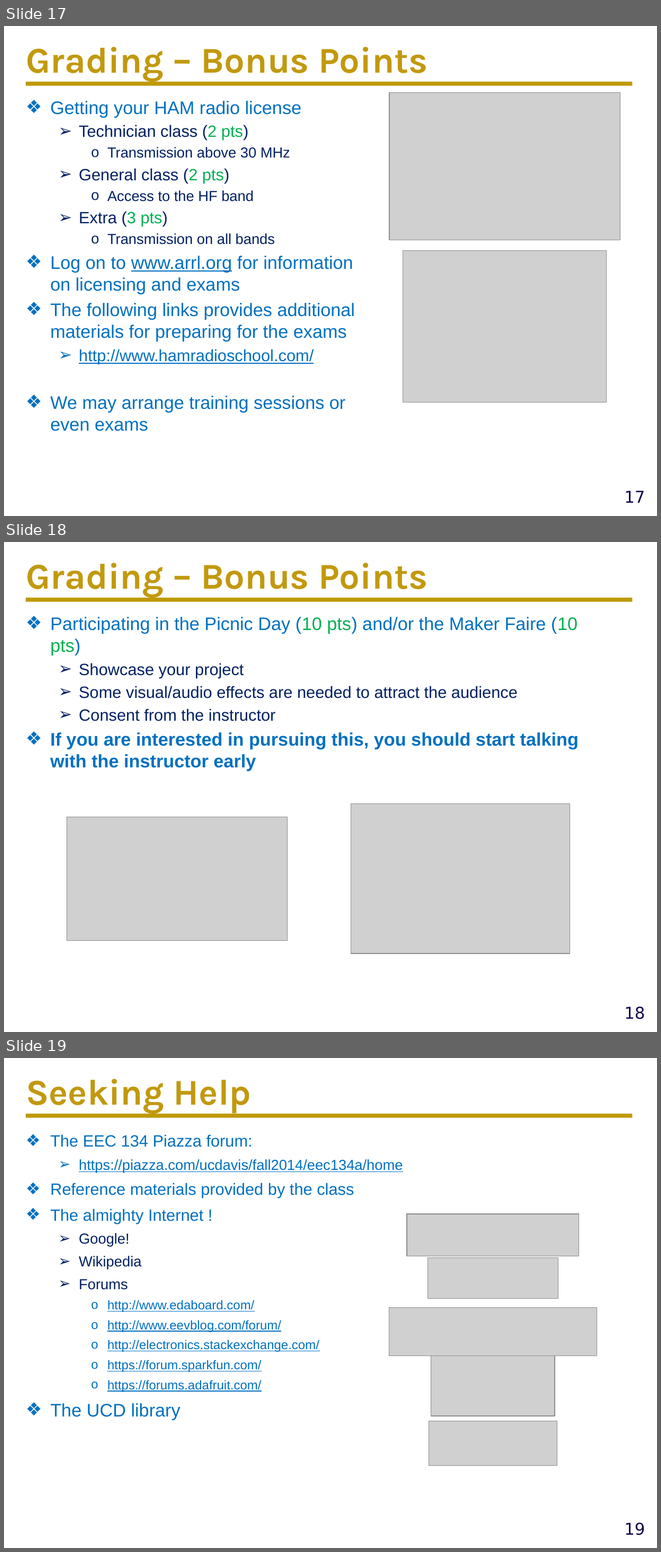
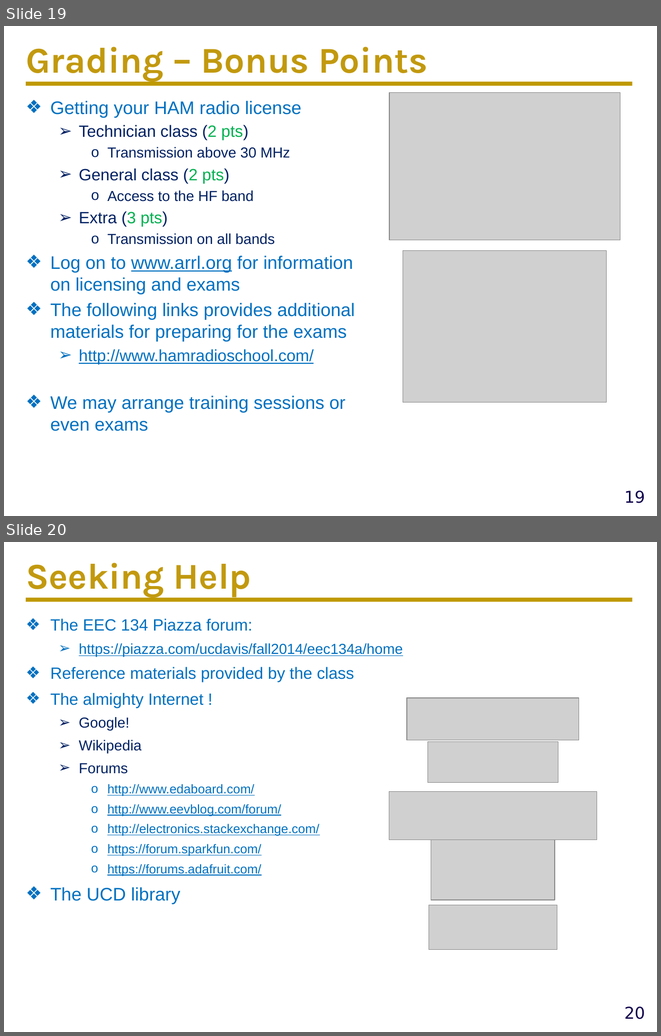
Before and after one commit to ucdart/UCD-EEC134, a slide deck: lectures/lec0/Lec0-CourseMechanisms.pptx. Shown one above the other, each under a label of ours: slides 17, 18 and 19 before the commit, slides 19 and 20 after it. The pictures are 661x1552 and 661x1036 pixels, drawn with LibreOffice and Linux fonts; fonts in the diff are those of the drawing; grey boxes stand for pictures; background and template pictures are left out. Boxes give left, top, right and bottom in pixels: in the first picture for what was removed or moved away, otherwise in the second. Text is boxed around its words. In the diff, an @@ line names an element or a change of style, - is before the commit and + after.

```diff
--- a/lectures/lec0/Lec0-CourseMechanisms.pptx
+++ b/lectures/lec0/Lec0-CourseMechanisms.pptx
@@ slide 18 removed at [4, 542, 657, 1032], background #FFFFFF; not listed: 2 template elements that a slide beside it also shows @@
@@ title removed at [26, 563, 427, 598] @@
-Grading – Bonus Points
@@ text removed at [50, 617, 579, 771] @@
-❖ Participating in the Picnic Day (10 pts) and/or the Maker Faire (10 pts)
-  ➢ Showcase your project
-  ➢ Some visual/audio effects are needed to attract the audience
-  ➢ Consent from the instructor
-❖ If you are interested in pursuing this, you should start talking with the instructor early
@@ picture removed at [351, 803, 570, 953] @@
@@ picture removed at [67, 817, 288, 941] @@
@@ what was slide 17 is now slide 19 @@
@@ page number at [624, 490, 645, 503]: text changed @@
-17
+19
@@ what was slide 19 is now slide 20 @@
@@ page number at [624, 1006, 645, 1019]: text changed @@
-19
+20
```
Also in this commit, not shown: 2 slides changed, 2 slides added, 2 other files.
